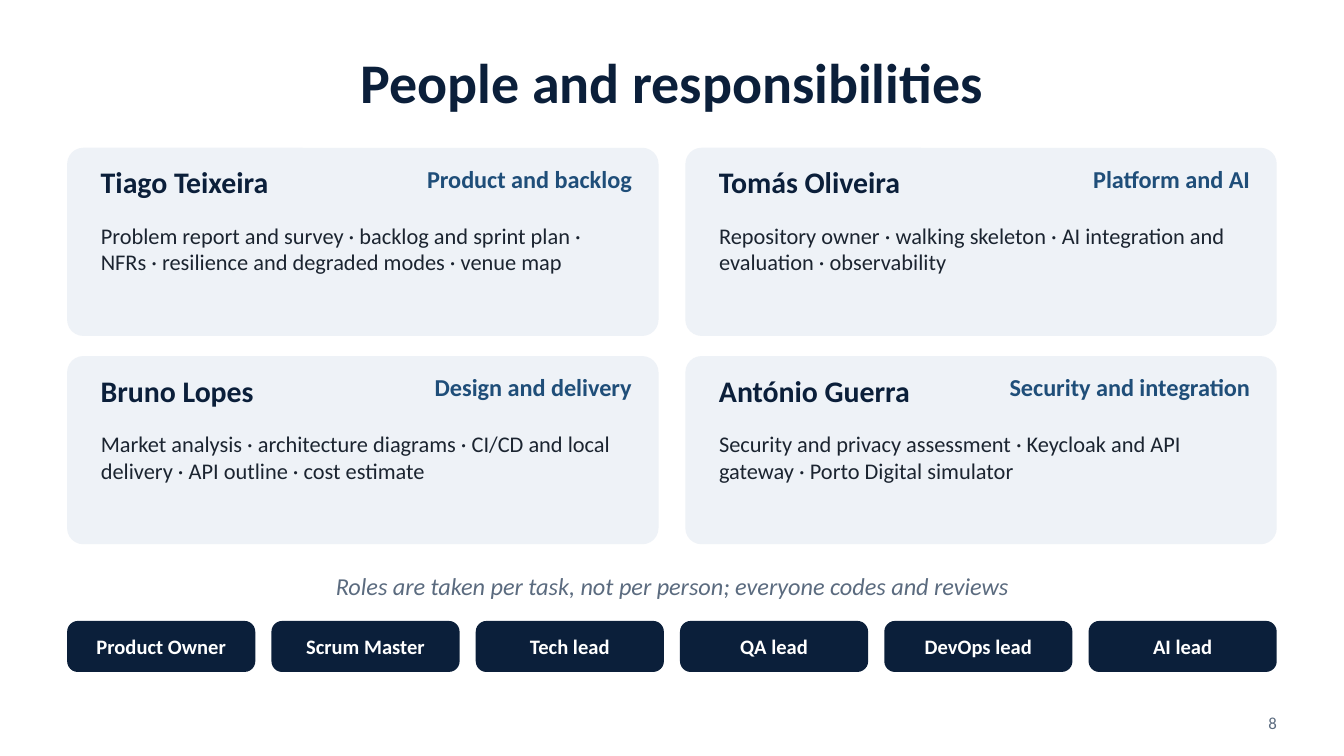
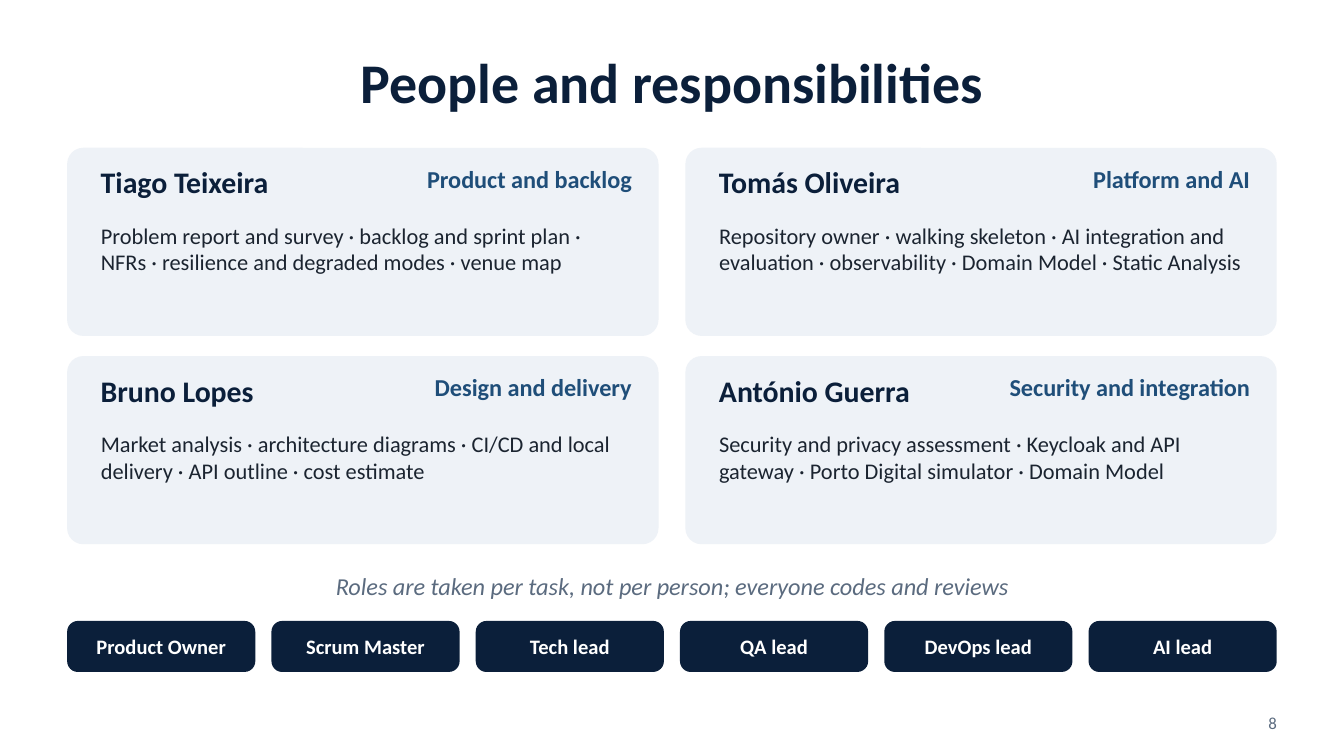
Before and after one commit to tomasoliveira21/LABDSOF, a slide deck: slide 8 of Docs/Presentation/Farol_Sprint_A_PL_Presentation.pptx. Drawn at 1344x756 pixels with LibreOffice and Linux fonts; fonts in the diff are those of the drawing. Boxes give left, top, right and bottom in pixels: in the first picture for what was removed or moved away, otherwise in the second. Text is boxed around its words. In the diff, an @@ line names an element or a change of style, - is before the commit and + after.

Commit message:
docs (#181): Update Sprint A PL responsibilities (#182)

```diff
--- a/Docs/Presentation/Farol_Sprint_A_PL_Presentation.pptx
+++ b/Docs/Presentation/Farol_Sprint_A_PL_Presentation.pptx
@@ text at (719, 228, 1241, 274): text changed @@
-Repository owner · walking skeleton · AI integration and evaluation · observability
+Repository owner · walking skeleton · AI integration and evaluation · observability · Domain Model · Static Analysis
@@ text at (719, 436, 1180, 483): text changed @@
-Security and privacy assessment · Keycloak and API gateway · Porto Digital simulator
+Security and privacy assessment · Keycloak and API gateway · Porto Digital simulator · Domain Model
```
